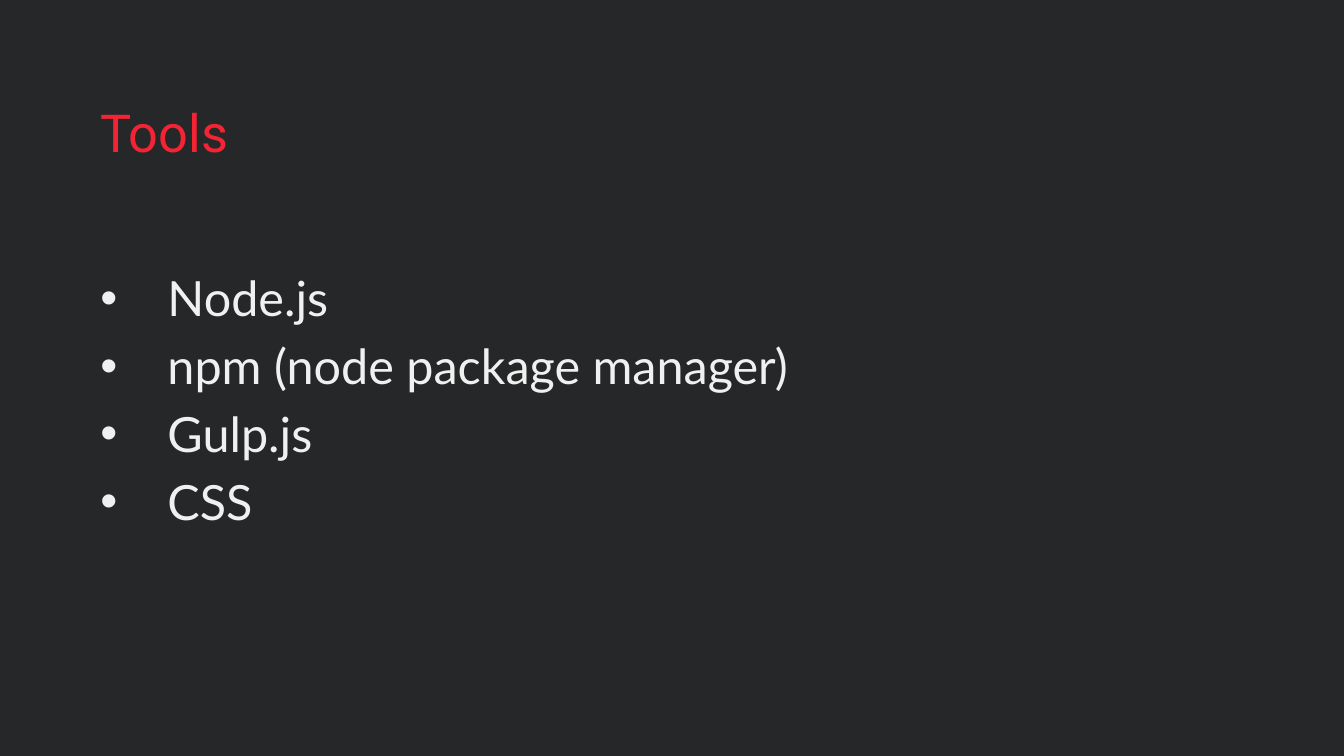
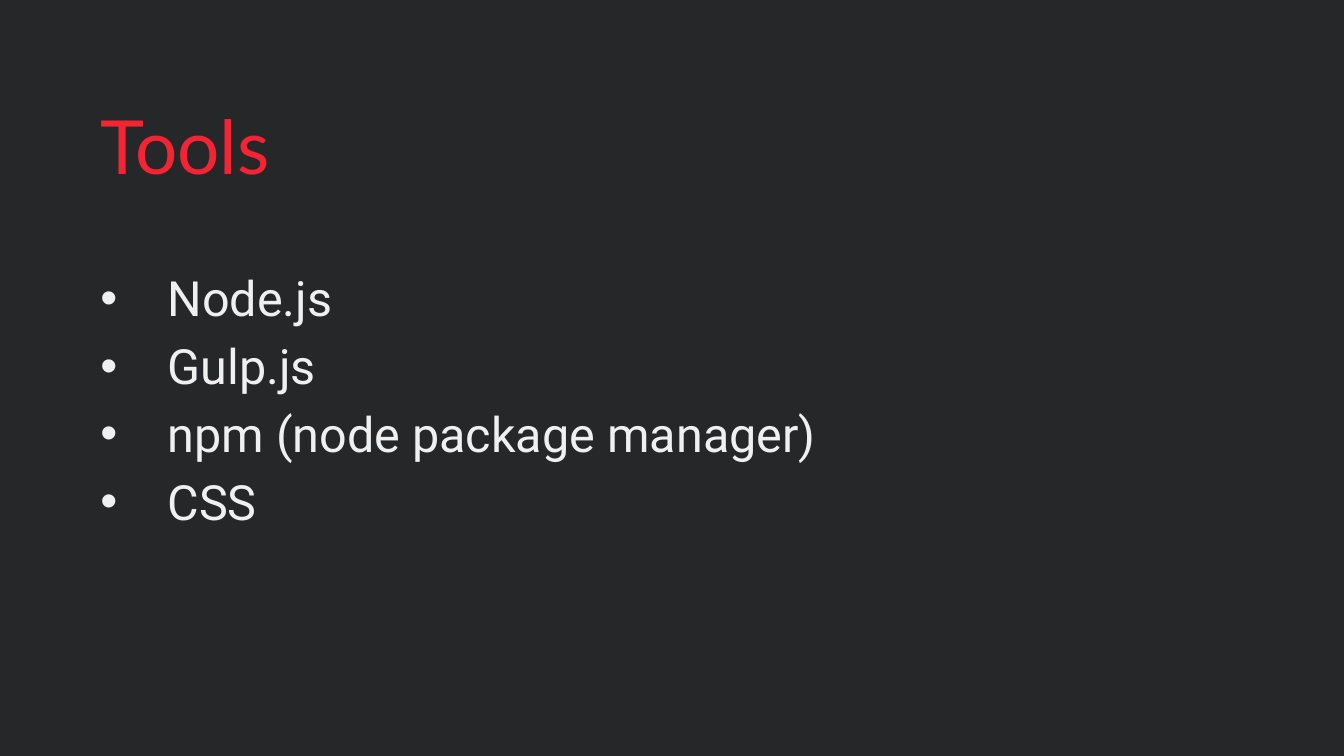
Before and after one commit to mihaeltomic/postcss-presentation, a slide deck: slide 7 of PostCSS.pptx (slide 4 before the commit). Drawn at 1344x756 pixels with LibreOffice and Linux fonts; fonts in the diff are those of the drawing; background and template pictures are left out. Boxes give left, top, right and bottom in pixels: in the first picture for what was removed or moved away, otherwise in the second. Text is boxed around its words. In the diff, an @@ line names an element or a change of style, - is before the commit and + after.

```diff
--- a/PostCSS.pptx
+++ b/PostCSS.pptx
@@ title "Tools" at [100,119,269,175]: size 28 to 40 pt, font Roboto to Lato @@
@@ text at [167,279,815,521]: font Lato to Roboto in "Node.js", "npm (node package manager)", "CSS" @@
@@ text at [167,347,315,395]: paragraph added @@
+• Gulp.js
@@ text at [167,416,312,461]: paragraph removed @@
-• Gulp.js
```
Also in this commit, not shown: 4 other slides changed, 4 slides added, 1 slide removed.
